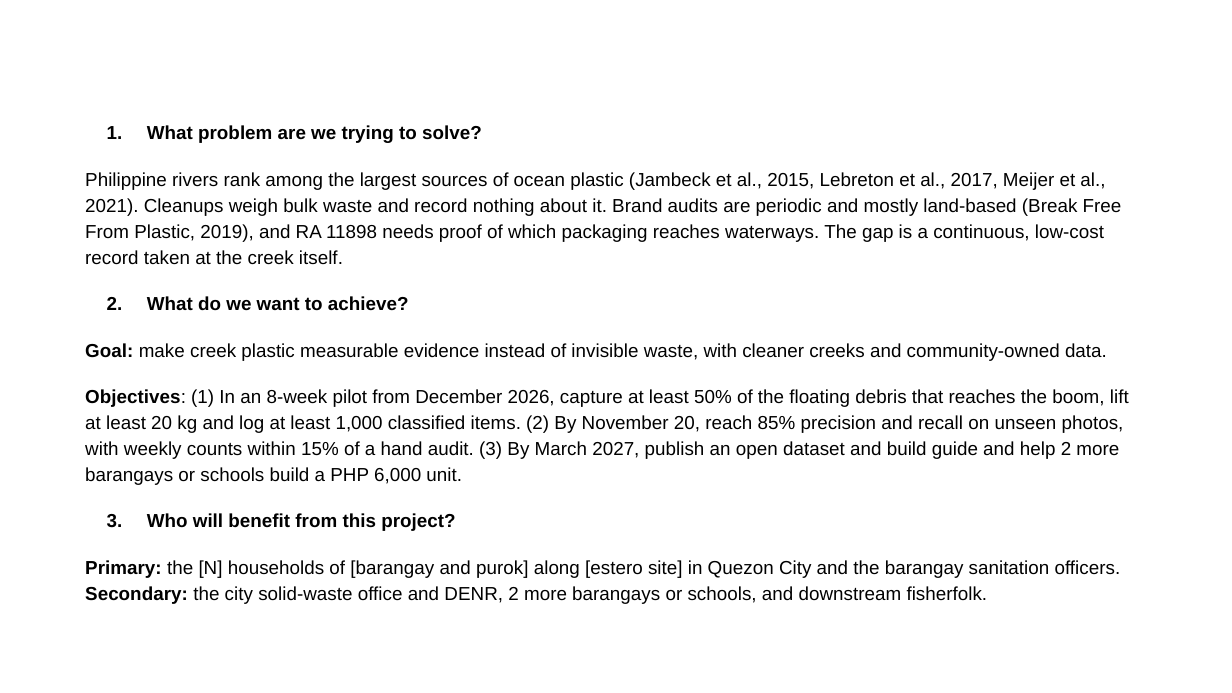
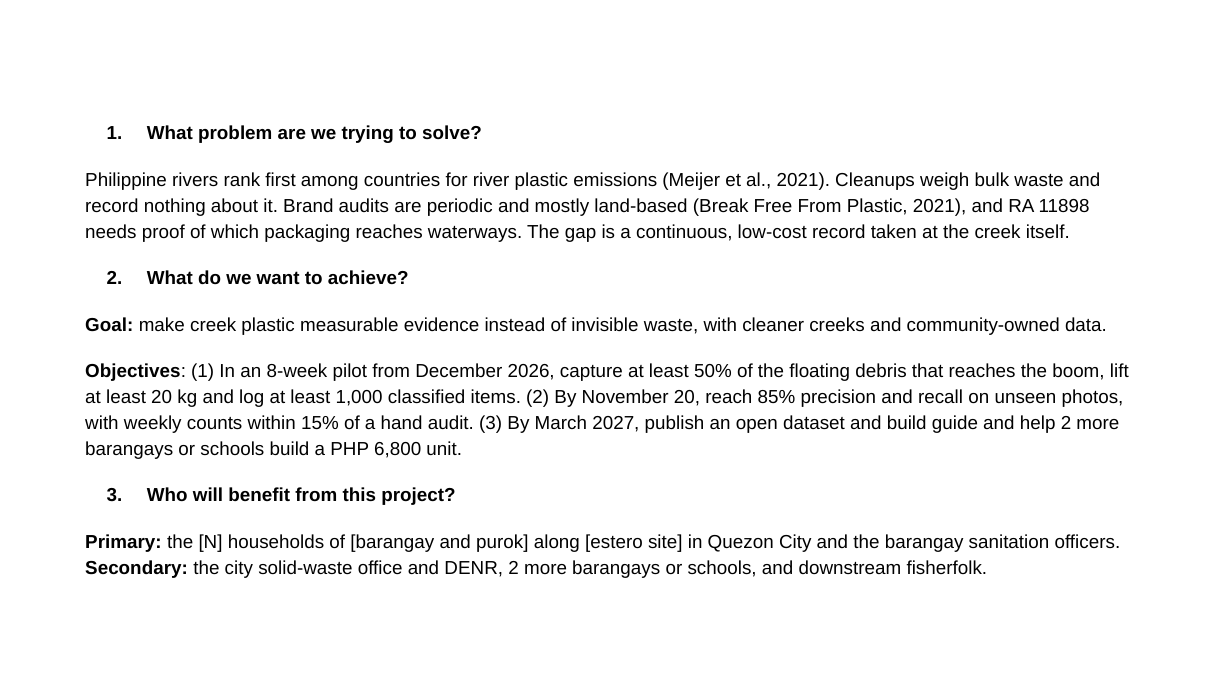
Before and after one commit to tmommu/research, a slide deck: slide 2 of sft_entry/SAGIP_SFT2026_Entry_PPT.pptx. Drawn at 1232x693 pixels with LibreOffice and Linux fonts; fonts in the diff are those of the drawing; background and template pictures are left out. Boxes give left, top, right and bottom in pixels: in the first picture for what was removed or moved away, otherwise in the second. Text is boxed around its words. In the diff, an @@ line names an element or a change of style, - is before the commit and + after.

```diff
--- a/sft_entry/SAGIP_SFT2026_Entry_PPT.pptx
+++ b/sft_entry/SAGIP_SFT2026_Entry_PPT.pptx
@@ text at [85, 172, 1100, 242]: text changed @@
-Philippine rivers rank among the largest sources of ocean plastic (Jambeck et al., 2015, Lebreton et al., 2017, Meijer et al., 2021). Cleanups weigh bulk waste and record nothing about it. Brand audits are periodic and mostly land-based (Break Free From Plastic, 2019), and RA 11898 needs proof of which packaging reaches waterways. The gap is a continuous, low-cost record taken at the creek itself.
+Philippine rivers rank first among countries for river plastic emissions (Meijer et al., 2021). Cleanups weigh bulk waste and record nothing about it. Brand audits are periodic and mostly land-based (Break Free From Plastic, 2021), and RA 11898 needs proof of which packaging reaches waterways. The gap is a continuous, low-cost record taken at the creek itself.
@@ text at [85, 363, 1129, 459]: text changed @@
-Objectives: (1) In an 8-week pilot from December 2026, capture at least 50% of the floating debris that reaches the boom, lift at least 20 kg and log at least 1,000 classified items. (2) By November 20, reach 85% precision and recall on unseen photos, with weekly counts within 15% of a hand audit. (3) By March 2027, publish an open dataset and build guide and help 2 more barangays or schools build a PHP 6,000 unit.
+Objectives: (1) In an 8-week pilot from December 2026, capture at least 50% of the floating debris that reaches the boom, lift at least 20 kg and log at least 1,000 classified items. (2) By November 20, reach 85% precision and recall on unseen photos, with weekly counts within 15% of a hand audit. (3) By March 2027, publish an open dataset and build guide and help 2 more barangays or schools build a PHP 6,800 unit.
```
Also in this commit, not shown: 5 other slides changed, 13 other files.
